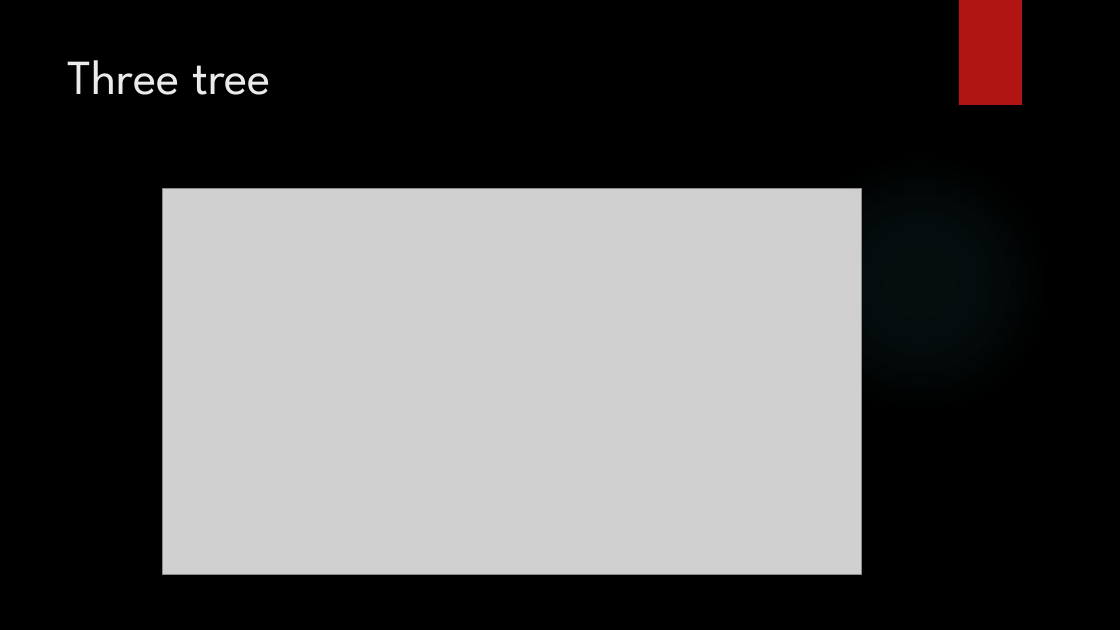
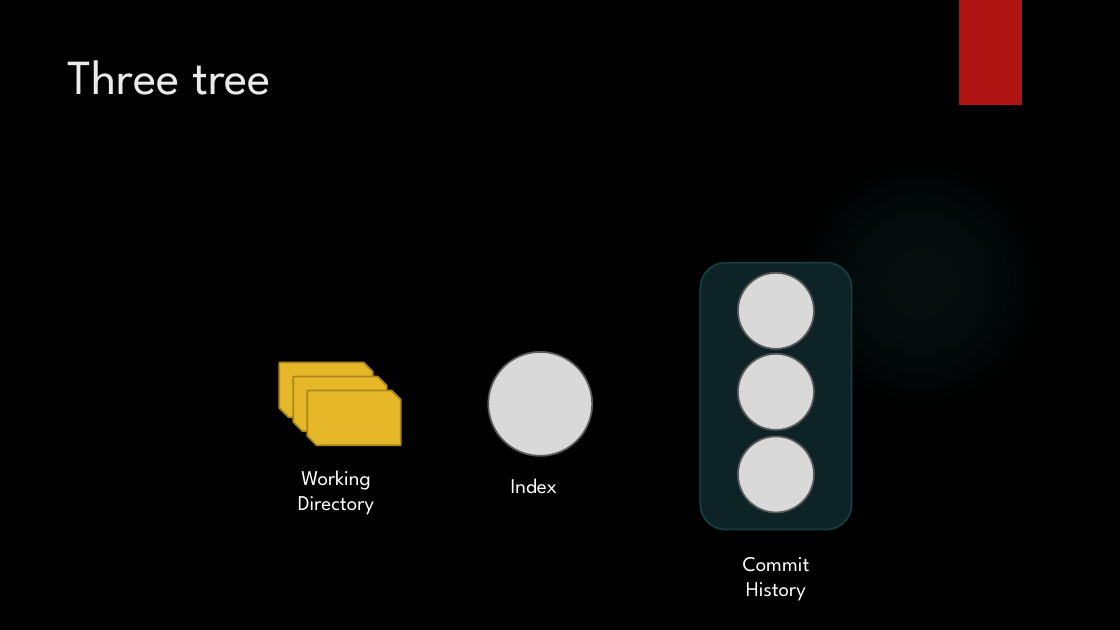
Before and after one commit to arashjfz/LearnGit, a slide deck: slide 3 of Git.pptx. Drawn at 1120x630 pixels with LibreOffice and Linux fonts; fonts in the diff are those of the drawing; grey boxes stand for pictures; background and template pictures are left out. Boxes give left, top, right and bottom in pixels: in the first picture for what was removed or moved away, otherwise in the second. Text is boxed around its words. In the diff, an @@ line names an element or a change of style, - is before the commit and + after.

Commit message:
Fix Three tree

```diff
--- a/Git.pptx
+++ b/Git.pptx
@@ picture removed at [163, 188, 862, 574] @@
@@ ellipse added at [488, 352, 592, 456], fill #D9D9D9, outline #595959 1.5 pt @@
@@ group added at [280, 363, 401, 515]: 3 snip diag rects, 1 text @@
+Working
+Directory
@@ text added at [511, 478, 557, 494], 18 pt, text #FFFFFF @@
+Index
@@ group added at [701, 263, 852, 601]: 3 ellipses, 1 rounded rectangle, 1 text @@
+Commit
+History
```
Also in this commit, not shown: 1 other slide changed.
